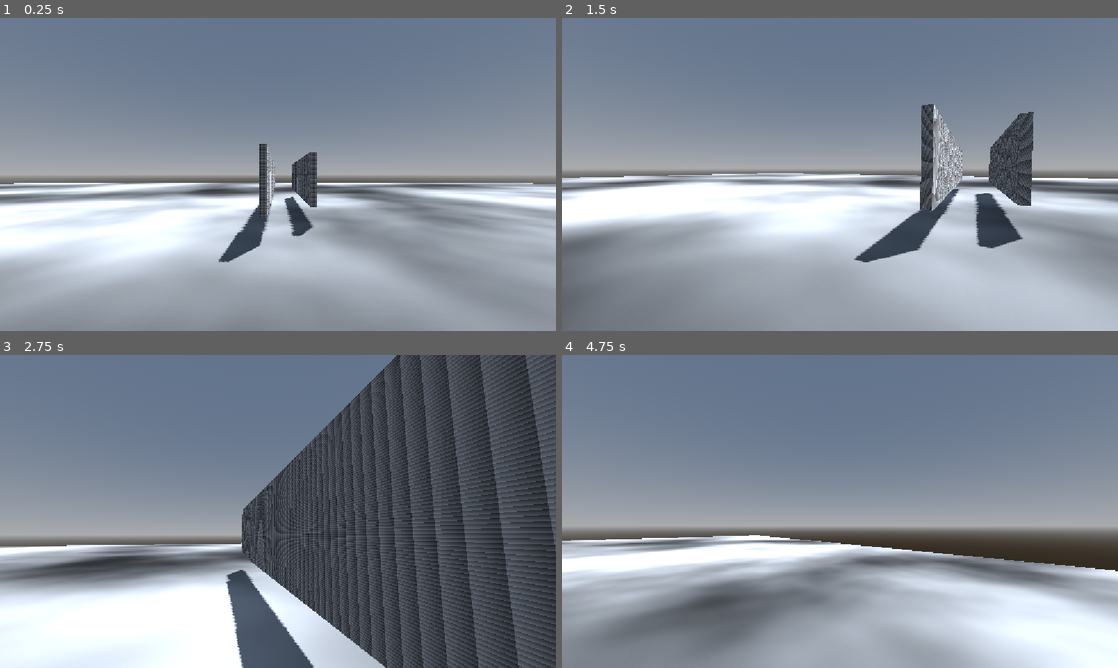
Above: before the commit, frames 1-4 (two rows, left to right).
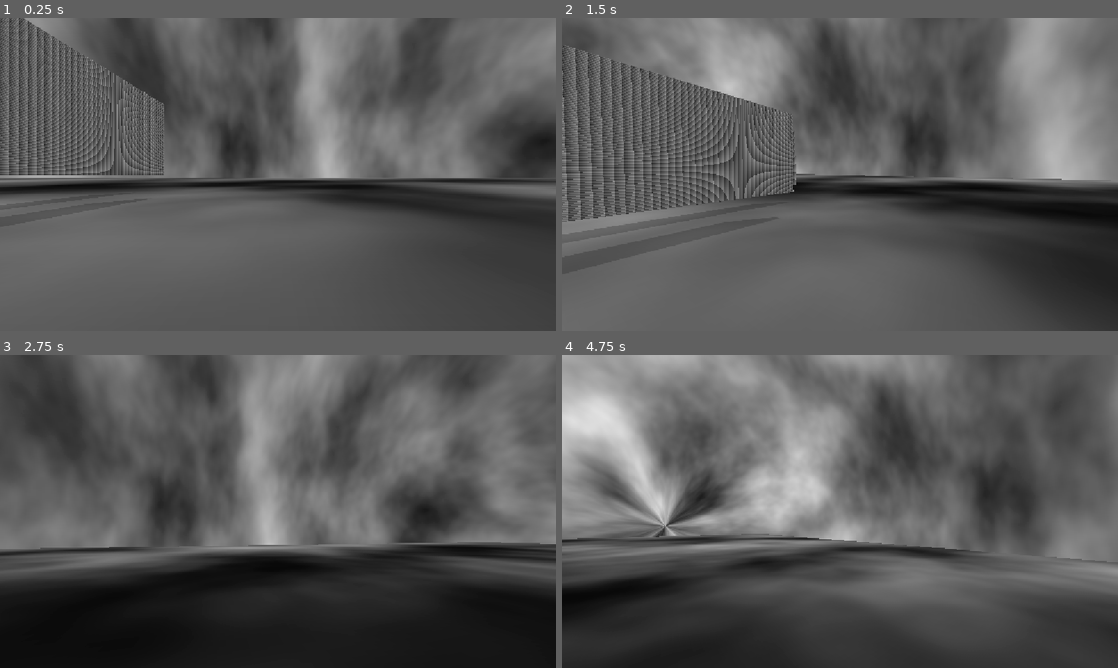
Above: after the commit, the same moments.

Repository: JoshuahMi/BasicRpgGodot
Game: Godot game, scene res://BasicRpg/Elements/TestLevels/BasicRpgLevelTest.tscn
Same seed, same stepped clock (60 frames per second), same inputs: the game is played once before the commit and once after it. Before the commit the project starts from res://Elements/Levels/BasicRpgLevelTest.tscn.
Inputs (mouse positions are in pixels of both pictures, inside the frame that each line leads up to):
- Up to frame 1 (0.25 s): no input
- Up to frame 2 (1.5 s): move the mouse to (867, 174) at 0.52 s; hold Shift (Sprint) 0.53-1.28 s; hold W (MoveForward) from 0.53 s (still down); tap Space (Jump) at 0.77 s; move the mouse to (812, 174) at 1.27 s; tap C (Test) at 1.35 s
- Up to frame 3 (2.75 s): keep holding W (MoveForward); tap Space (Jump) at 1.52 s; move the mouse to (289, 505) at 2.02 s; hold Shift (Sprint) from 2.03 s (still down)
- Up to frame 4 (4.75 s): keep holding W (MoveForward); move the mouse to (834, 517) at 2.77 s; release Shift (Sprint) at 2.78 s; tap C (Test) at 2.85, 4.35 s; tap Space (Jump) at 3.02, 3.77, 4.52 s; move the mouse to (878, 514) at 3.52 s; hold Shift (Sprint) 3.53-4.28 s; move the mouse to (795, 508) at 4.27 s

The runs differ from the first frame. In frame 1, 96% of the frame differs, in the area x 0-100%, y 0-100%; in frame 2, 91%; in frame 3, 87%; in frame 4, 93%.

Commit message:
Restructured project, added fonts and shaders

Diff:
--- a/Elements/Player/BasicRpgPlayer.tscn
+++ b/BasicRpg/Elements/Player/BasicRpgPlayer.tscn
@@ -1,8 +1,8 @@
 [gd_scene format=3 uid="uid://brn1wmqqcx5ig"]
 
-[ext_resource type="Script" uid="uid://cg0pchnwybqq0" path="res://Elements/Player/BasicRpgPlayer.gd" id="1_kjpsg"]
-[ext_resource type="Script" uid="uid://ca00nlx430g4c" path="res://Elements/General/Components/BasicRpgInputComponent.gd" id="2_q1ege"]
-[ext_resource type="Script" uid="uid://cr4dj6aowyb77" path="res://Elements/General/Components/BasicRpgMovementComponentNew.gd" id="4_q1ege"]
+[ext_resource type="Script" uid="uid://cg0pchnwybqq0" path="res://BasicRpg/Elements/Player/BasicRpgPlayer.gd" id="1_kjpsg"]
+[ext_resource type="Script" uid="uid://ca00nlx430g4c" path="res://BasicRpg/Source/Components/InputComponents/BasicRpgInputComponent.gd" id="2_q1ege"]
+[ext_resource type="Script" uid="uid://cr4dj6aowyb77" path="res://BasicRpg/Source/Components/MovementComponents/BasicRpgMovementComponentNew.gd" id="3_og6xo"]
 
 [sub_resource type="CapsuleShape3D" id="CapsuleShape3D_reusg"]
 
@@ -22,10 +22,9 @@
 
 [node name="BasicRpgInputComponent" type="Node" parent="." unique_id=1475745158]
 script = ExtResource("2_q1ege")
-metadata/_custom_type_script = "uid://ca00nlx430g4c"
 
 [node name="BasicRpgMovementComponentNew" type="Node" parent="." unique_id=312858875 node_paths=PackedStringArray("body", "model", "camera")]
-script = ExtResource("4_q1ege")
+script = ExtResource("3_og6xo")
 body = NodePath("..")
 model = NodePath("../MeshInstance3D")
 camera = NodePath("../Camera3D")
@@ -33,4 +32,3 @@
 wall_speed_multiplier = 2.0
 wall_jump_y_multiplier = 0.65
 wall_jump_normal_multiplier = 0.5
-metadata/_custom_type_script = "uid://cr4dj6aowyb77"
--- a/Elements/Levels/BasicRpgLevelTest.tscn
+++ b/BasicRpg/Elements/TestLevels/BasicRpgLevelTest.tscn
@@ -1,18 +1,26 @@
 [gd_scene format=3 uid="uid://ccvfjinxrgeti"]
 
-[ext_resource type="Shader" uid="uid://btm1nn8w3cpf4" path="res://Elements/Whitebox/BasicRpgWhiteBox.gdshader" id="1_14wte"]
-[ext_resource type="PackedScene" uid="uid://brn1wmqqcx5ig" path="res://Elements/Player/BasicRpgPlayer.tscn" id="1_f7kc2"]
-
-[sub_resource type="ProceduralSkyMaterial" id="ProceduralSkyMaterial_esifo"]
-sky_horizon_color = Color(0.66224277, 0.6717428, 0.6867428, 1)
-ground_horizon_color = Color(0.66224277, 0.6717428, 0.6867428, 1)
+[ext_resource type="Shader" uid="uid://btm1nn8w3cpf4" path="res://BasicRpg/Graphics/Shaders/Spatial/BasicRpgWhiteBox.gdshader" id="1_t8ybn"]
+[ext_resource type="PackedScene" uid="uid://brn1wmqqcx5ig" path="res://BasicRpg/Elements/Player/BasicRpgPlayer.tscn" id="2_3ao2y"]
+
+[sub_resource type="FastNoiseLite" id="FastNoiseLite_q1ege"]
+
+[sub_resource type="NoiseTexture2D" id="NoiseTexture2D_kjpsg"]
+noise = SubResource("FastNoiseLite_q1ege")
+seamless = true
+in_3d_space = true
+
+[sub_resource type="PanoramaSkyMaterial" id="PanoramaSkyMaterial_ckn2c"]
+panorama = SubResource("NoiseTexture2D_kjpsg")
 
 [sub_resource type="Sky" id="Sky_f7kc2"]
-sky_material = SubResource("ProceduralSkyMaterial_esifo")
+sky_material = SubResource("PanoramaSkyMaterial_ckn2c")
+radiance_size = 2
 
 [sub_resource type="Environment" id="Environment_14wte"]
 background_mode = 2
 sky = SubResource("Sky_f7kc2")
+sky_rotation = Vector3(0, 0, 1.5707964)
 glow_enabled = true
 
 [sub_resource type="FastNoiseLite" id="FastNoiseLite_ehmih"]
@@ -25,72 +33,73 @@
 
 [sub_resource type="ShaderMaterial" id="ShaderMaterial_14wte"]
 render_priority = 0
-shader = ExtResource("1_14wte")
+shader = ExtResource("1_t8ybn")
 
 [sub_resource type="ShaderMaterial" id="ShaderMaterial_pmdjt"]
 render_priority = 0
-shader = ExtResource("1_14wte")
+shader = ExtResource("1_t8ybn")
 
 [sub_resource type="ShaderMaterial" id="ShaderMaterial_5xk2h"]
 render_priority = 0
-shader = ExtResource("1_14wte")
+shader = ExtResource("1_t8ybn")
 
 [sub_resource type="ShaderMaterial" id="ShaderMaterial_vabrg"]
 render_priority = 0
-shader = ExtResource("1_14wte")
+shader = ExtResource("1_t8ybn")
 
 [sub_resource type="ShaderMaterial" id="ShaderMaterial_ltetc"]
 render_priority = 0
-shader = ExtResource("1_14wte")
+shader = ExtResource("1_t8ybn")
 
 [sub_resource type="ShaderMaterial" id="ShaderMaterial_836ns"]
 render_priority = 0
-shader = ExtResource("1_14wte")
+shader = ExtResource("1_t8ybn")
 
 [sub_resource type="ShaderMaterial" id="ShaderMaterial_qhjym"]
 render_priority = 0
-shader = ExtResource("1_14wte")
+shader = ExtResource("1_t8ybn")
 
 [sub_resource type="ShaderMaterial" id="ShaderMaterial_bnbsa"]
 render_priority = 0
-shader = ExtResource("1_14wte")
+shader = ExtResource("1_t8ybn")
 
 [sub_resource type="ShaderMaterial" id="ShaderMaterial_5j320"]
 render_priority = 0
-shader = ExtResource("1_14wte")
+shader = ExtResource("1_t8ybn")
 
 [sub_resource type="ShaderMaterial" id="ShaderMaterial_rctq4"]
 render_priority = 0
-shader = ExtResource("1_14wte")
+shader = ExtResource("1_t8ybn")
 
 [sub_resource type="ShaderMaterial" id="ShaderMaterial_qiuua"]
 render_priority = 0
-shader = ExtResource("1_14wte")
+shader = ExtResource("1_t8ybn")
 
 [sub_resource type="ShaderMaterial" id="ShaderMaterial_eoml5"]
 render_priority = 0
-shader = ExtResource("1_14wte")
+shader = ExtResource("1_t8ybn")
 
 [sub_resource type="ShaderMaterial" id="ShaderMaterial_re5oh"]
 render_priority = 0
-shader = ExtResource("1_14wte")
+shader = ExtResource("1_t8ybn")
 
 [sub_resource type="ShaderMaterial" id="ShaderMaterial_m6ece"]
 render_priority = 0
-shader = ExtResource("1_14wte")
+shader = ExtResource("1_t8ybn")
 
 [sub_resource type="ShaderMaterial" id="ShaderMaterial_77u87"]
 render_priority = 0
-shader = ExtResource("1_14wte")
+shader = ExtResource("1_t8ybn")
 
 [sub_resource type="ShaderMaterial" id="ShaderMaterial_7s01x"]
 render_priority = 0
-shader = ExtResource("1_14wte")
+shader = ExtResource("1_t8ybn")
 
 [node name="BasicRpgLevelTest" type="Node3D" unique_id=1171436233]
 
 [node name="DirectionalLight3D" type="DirectionalLight3D" parent="." unique_id=775899735]
 transform = Transform3D(-0.8660254, -0.43301278, 0.25, 0, 0.49999997, 0.86602545, -0.50000006, 0.75, -0.43301266, 0, 0, 0)
+light_energy = 0.018
 shadow_enabled = true
 
 [node name="WorldEnvironment" type="WorldEnvironment" parent="." unique_id=2103643649]
@@ -210,5 +219,12 @@
 size = Vector3(7.513672, 44.353516, 8.784912)
 material = SubResource("ShaderMaterial_7s01x")
 
-[node name="BasicRpgPlayer" parent="." unique_id=975280074 instance=ExtResource("1_f7kc2")]
-transform = Transform3D(1, 0, 0, 0, 1, 0, 0, 0, 1, 2.961998, 4.4997425, -18.684078)
+[node name="CSGCylinder3D" type="CSGCylinder3D" parent="." unique_id=2038855897]
+transform = Transform3D(0.0034850328, 0, -0.9999939, 0, 1, 0, 0.9999939, 0, 0.0034850328, -5.4348655, 10.527107, -21.905287)
+use_collision = true
+radius = 6.928711
+height = 23.59668
+sides = 21
+
+[node name="BasicRpgPlayer" parent="." unique_id=975280074 instance=ExtResource("2_3ao2y")]
+transform = Transform3D(1, 0, 0, 0, 1, 0, 0, 0, 1, 17.198467, 0.58044434, -51.76515)
--- a/Elements/Whitebox/BasicRpgWhiteBox.gdshader
+++ b/BasicRpg/Graphics/Shaders/Spatial/BasicRpgWhiteBox.gdshader
@@ -1,3 +1,5 @@
+// Copyright 2026 Joshuah Skyseed, all rights reserved
+
 shader_type spatial;
 
 void vertex() {
--- /dev/null
+++ b/BasicRpg/Graphics/Shaders/UI/ProgressBars/BasicRpgProgressBarWobbly.gdshader
@@ -0,0 +1,133 @@
+// Copyright 2026 Joshuah Skyseed, all rights reserved
+
+shader_type canvas_item;
+
+uniform bool fill_right_to_left;
+uniform bool fill_from_middle;
+uniform float visibility_loc: hint_range(0.0, 1.0, 0.1);
+uniform float fillage: hint_range(0.0, 1.0, 0.01);
+uniform float clamp_size: hint_range(0.0, 1.0, 0.1);
+uniform float time_scale: hint_range(0.0, 1.0, 0.01);
+uniform vec3 colour: source_color;
+uniform sampler2D noise_texture;
+
+void vertex() {
+	// Called for every vertex the material is visible on.
+}
+
+void fragment() {
+
+
+	float fillage_local = fillage * 0.7;
+	// No clue why, but it works only between the values 0.8 and 0.2
+	fillage_local = (1.0 - fillage_local) * 0.7  + 0.03;
+
+
+
+
+	float gradient = 1.0 - UV.x;
+
+	if (fill_right_to_left) {
+		gradient = UV.x;
+	} else {
+		gradient = 1.0 - UV.x;
+	}
+
+	if (fill_from_middle) {
+
+		if (UV.x > 0.5) {
+			gradient = 1.0 - UV.x;
+		}
+		else {
+			gradient = UV.x;
+		}
+		gradient *= 2.0;
+
+
+
+	}
+
+
+	// UV.x ist quasi wenn fillage = 0.5 und clamp_size = 1.0 ist
+	gradient += 1.0;
+
+	// Also verschieben wir den Gradient um die fillage.
+
+	// je höher die Zahl, desto näher kommt die Kante dem fillage-Wert.
+	// Das muss später ausgeglichen werden.
+	float clamp_size_local = 1.0 - clamp_size;
+
+	float clamp_strength = 20.0 * clamp_size_local;
+
+
+	gradient *= clamp_strength;
+
+	// Offsets the gradient by the fillage value
+	gradient -= fillage_local * 2.0 * clamp_strength;
+
+
+	// Found out through debugging.
+	// corrects the offset
+	gradient -= clamp_strength * 0.5 - 0.5;
+
+	// NOISE
+
+	float time_scale_local = time_scale * 0.5;
+	float noise;
+
+	if (fill_right_to_left) {
+		noise = texture(noise_texture, vec2(fract(UV.x + TIME * time_scale_local), UV.y)).r;
+
+	}
+	else {
+		noise = texture(noise_texture, vec2(fract(UV.x - TIME * time_scale_local), UV.y)).r;
+
+	}
+
+	if (fill_from_middle) {
+
+		if (UV.x > 0.5) {
+			noise = texture(noise_texture, vec2(fract(UV.x - TIME * time_scale_local), UV.y)).r;
+
+		}
+		else {
+			noise = texture(noise_texture, vec2(fract(UV.x + TIME * time_scale_local), UV.y)).r;
+
+		}
+
+
+	}
+
+	gradient -= noise;
+	// Offset correction because Noise
+	// comment this line when no noise is used.
+	gradient += 2.0 * clamp_size * clamp_size_local;
+
+
+
+	COLOR.a = gradient;
+
+	if (fillage == 0.0) {
+		COLOR.a = 0.0;
+	}
+	else if (fillage == 1.0) {
+		COLOR.a = 1.0;
+	}
+
+	COLOR.a *= texture(TEXTURE, UV).a;
+
+	COLOR.a = clamp(COLOR.a, 0.0, 1.0);
+
+
+
+	COLOR.a *= visibility_loc;
+
+
+	COLOR.rgb = colour * texture(TEXTURE, UV).rgb;
+
+}
+
+//void light() {
+//	// Called for every pixel for every light affecting the material.
+//	// Uncomment to replace the default light processing function with this one.
+//}
--- /dev/null
+++ b/BasicRpg/Graphics/Shaders/UI/ProgressBars/BasicRpgProgressBarWobblyCircular.gdshader
@@ -0,0 +1,104 @@
+// Copyright 2026 Joshuah Skyseed, all rights reserved
+
+shader_type canvas_item;
+
+uniform bool is_circular;
+uniform float fillage: hint_range(0.0, 1.0, 0.1);
+uniform float clamp_size: hint_range(0.0, 1.0, 0.01);
+uniform float time_scale: hint_range(0.0, 1.0, 0.01);
+uniform vec3 colour: source_color;
+uniform sampler2D noise_texture;
+
+void vertex() {
+	// Called for every vertex the material is visible on.
+}
+
+void fragment() {
+
+	// Called for every pixel the material is visible on.
+
+	// POLAR COORDINATES:
+
+	vec2 base_uv = UV;
+	base_uv -= 0.5;
+	base_uv *= 2.0;
+
+	// this I don't understand ._.				// but here I added "scale", and it works somehow.
+	float angle = atan(base_uv.y, base_uv.x) / (1.0 * PI);
+
+	float dist = length(base_uv);
+
+	vec2 polar_uv = vec2(angle, dist);
+
+
+
+	// NEW CODE
+
+
+
+	float fillage_local = (1.0 - fillage * 2.0) * 0.6 - 0.1;
+	float gradient = length(UV + vec2(-0.5)) * 2.0;
+	gradient = 1.0 - gradient;
+
+
+	gradient -= fillage_local;
+
+	gradient *= 20.0 * clamp_size;
+	gradient -= (20.0 * clamp_size) / 2.0 - 0.5 - clamp_size;
+	// gradient -= 1.0;
+
+	// UV.x ist quasi wenn fillage = 0.5 und clamp_size = 1.0 ist
+	// gradient += 1.0;
+
+	// Also verschieben wir den Gradient um die fillage.
+
+	// je höher die Zahl, desto näher kommt die Kante dem fillage-Wert.
+	// Das muss später ausgeglichen werden.
+	//float clamp_size_local = 1.0 - clamp_size;
+	//
+	//float clamp_strength = 1.0 * clamp_size_local;
+
+
+	// gradient *= clamp_strength;
+
+	// Offsets the gradient by the fillage value
+	// gradient -= fillage_local * 1.0 * clamp_strength;
+
+	// NOISE
+
+	float time_scale_local = time_scale;
+	float noise;
+
+	noise = texture(noise_texture, vec2(fract(polar_uv.x ), fract(polar_uv.y - TIME * time_scale_local))).r;
+	// gradient -= noise;
+
+	 gradient -= noise;
+
+
+
+
+	if (fillage == 1.0) {
+		COLOR.a = 1.0;
+	}
+	else if (fillage == 0.0) {
+		COLOR.a = 0.0;
+	}
+	else {
+		COLOR.a = gradient;
+	}
+
+	if (is_circular) {
+		float mask = length(UV + vec2(-0.5));
+		mask = step(mask, 0.5);
+		mask = 1.0 - mask;
+		COLOR.a = COLOR.a - mask;
+	}
+
+	COLOR.rgb = texture(TEXTURE, UV).rgb * colour;
+
+}
+
+//void light() {
+//	// Called for every pixel for every light affecting the material.
+//	// Uncomment to replace the default light processing function with this one.
+//}
--- a/project.godot
+++ b/project.godot
@@ -17,6 +17,7 @@
 
 [display]
 
+window/size/mode=2
 window/stretch/mode="canvas_items"
 window/stretch/aspect="expand"
 
Renamed: Elements/Player/BasicRpgPlayer.gd -> BasicRpg/Elements/Player/BasicRpgPlayer.gd
Renamed: Elements/Player/BasicRpgPlayer.gd.uid -> BasicRpg/Elements/Player/BasicRpgPlayer.gd.uid
Not shown, added: BasicRpg/Graphics/Fonts/Altenglisch.ttf.import
Binary file added: BasicRpg/Graphics/Fonts/Ballet-Regular-VariableFont_opsz.ttf
Not shown, added: BasicRpg/Graphics/Fonts/Ballet-Regular-VariableFont_opsz.ttf.import
Binary file added: BasicRpg/Graphics/Fonts/BeowulfOT.otf
Not shown, added: BasicRpg/Graphics/Fonts/BeowulfOT.otf.import
Not shown, added: BasicRpg/Graphics/Fonts/Blocus.otf.import
Binary file added: BasicRpg/Graphics/Fonts/Catwalzhari-ywL2Y.ttf
Not shown, added: BasicRpg/Graphics/Fonts/Catwalzhari-ywL2Y.ttf.import
Binary file added: BasicRpg/Graphics/Fonts/Cissanthemos.otf
Not shown, added: BasicRpg/Graphics/Fonts/Cissanthemos.otf.import
(and 81 more such lines)
